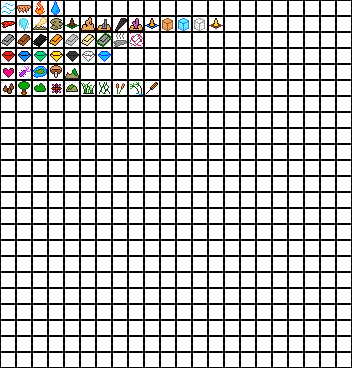
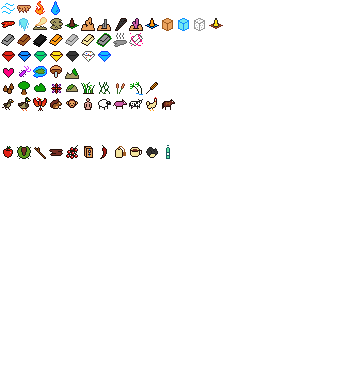
Two versions of the same layered image (352px x 368px). Layer-by-layer changes:
painted on "Elements" over [2, 97, 175, 159]
hid "Guide" over [0, 0, 352, 368]
